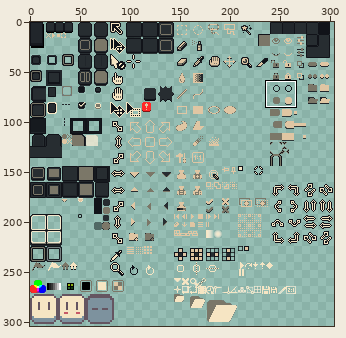
A sprite sheet gets an edit: sheet.png. Above, an overview of the earlier version with the close-up marked.
Close-up. First the earlier version:
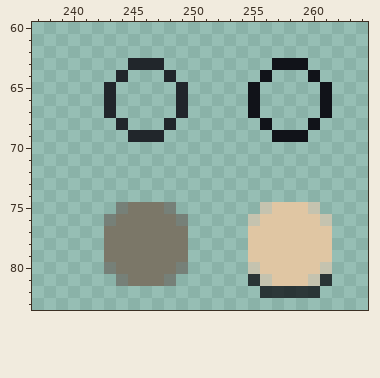
The file is 304x304 pixels. Pixels under 10% opacity are left out. Colours within 5 levels of each other are drawn and written as one. Shown: x 237..264, y 60..83.
And afterwards:
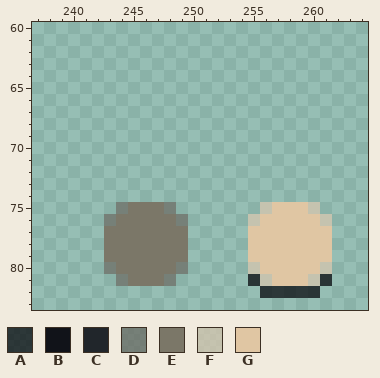
Palette (. is transparent): A #0b0c10c0  B #111319  C #21262b  D #6b6c64c0  E #7b7768  F #d5c4adc0  G #e0c6a3
Edits made:
@@ x 237..264 @@
 62 ............................
-63 ........CCC.........BBB.....
-64 .......C...C.......B...B....
-65 ......C.....C.....B.....B...
-66 ......C.....C.....B.....B...
-67 ......C.....C.....B.....B...
-68 .......C...C.......B...B....
-69 ........CCC.........BBB.....
+63 ............................
+64 ............................
+65 ............................
+66 ............................
+67 ............................
+68 ............................
+69 ............................
 70 ............................
Boxes around the changes in both close-ups, in picture pixels (x1, y1, x2, y2):
erased: (104, 58, 188, 142)
erased: (248, 58, 332, 142)
